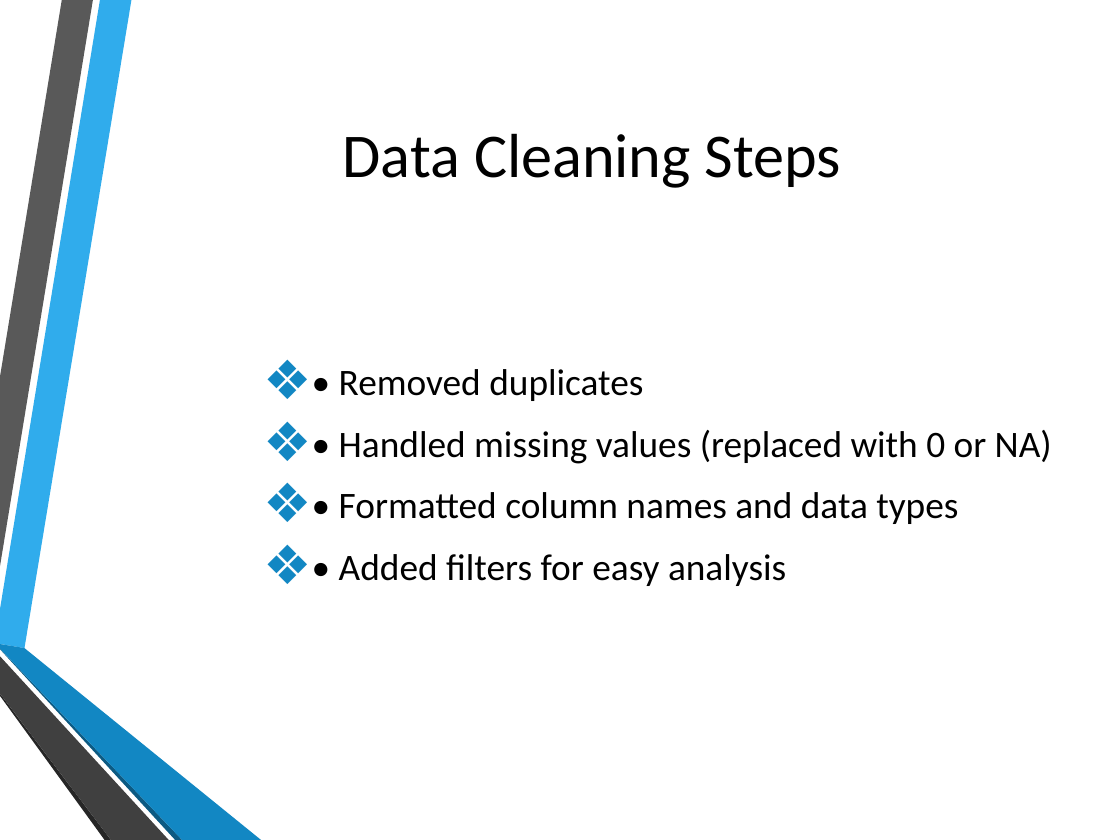
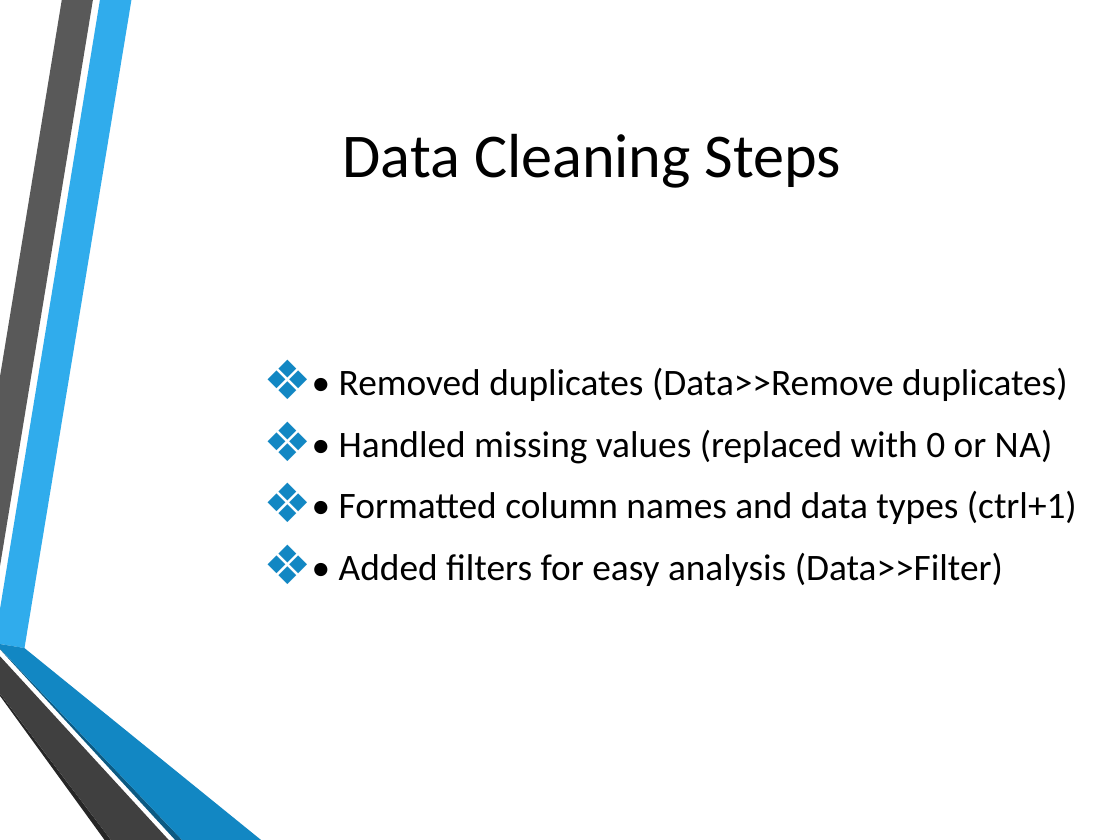
Before and after one commit to madmango501-sys/IPL-data-analytics-, a slide deck: slide 4 of IPL_Data_Analytics_Project_PPT.pptx. Drawn at 1120x840 pixels with LibreOffice and Linux fonts; fonts in the diff are those of the drawing; background and template pictures are left out. Boxes give left, top, right and bottom in pixels: in the first picture for what was removed or moved away, otherwise in the second. Text is boxed around its words. In the diff, an @@ line names an element or a change of style, - is before the commit and + after.

```diff
--- a/IPL_Data_Analytics_Project_PPT.pptx
+++ b/IPL_Data_Analytics_Project_PPT.pptx
@@ text at box(339, 368, 1068, 401): text changed @@
-❖ • Removed duplicates
+❖ • Removed duplicates (Data>>Remove duplicates)
@@ text at box(339, 491, 1077, 586): text changed @@
-❖ • Formatted column names and data types
-❖ • Added filters for easy analysis
+❖ • Formatted column names and data types (ctrl+1)
+❖ • Added filters for easy analysis (Data>>Filter)
```
Also in this commit, not shown: 1 other slide changed.
